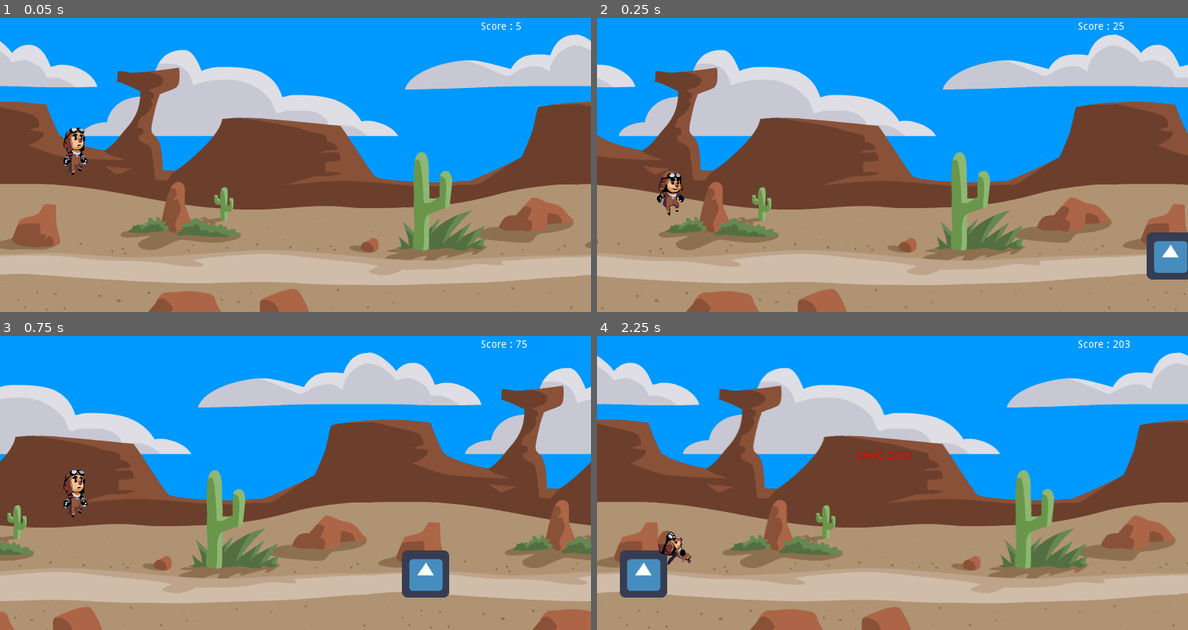
Above: before the commit, frames 1-4 (two rows, left to right).
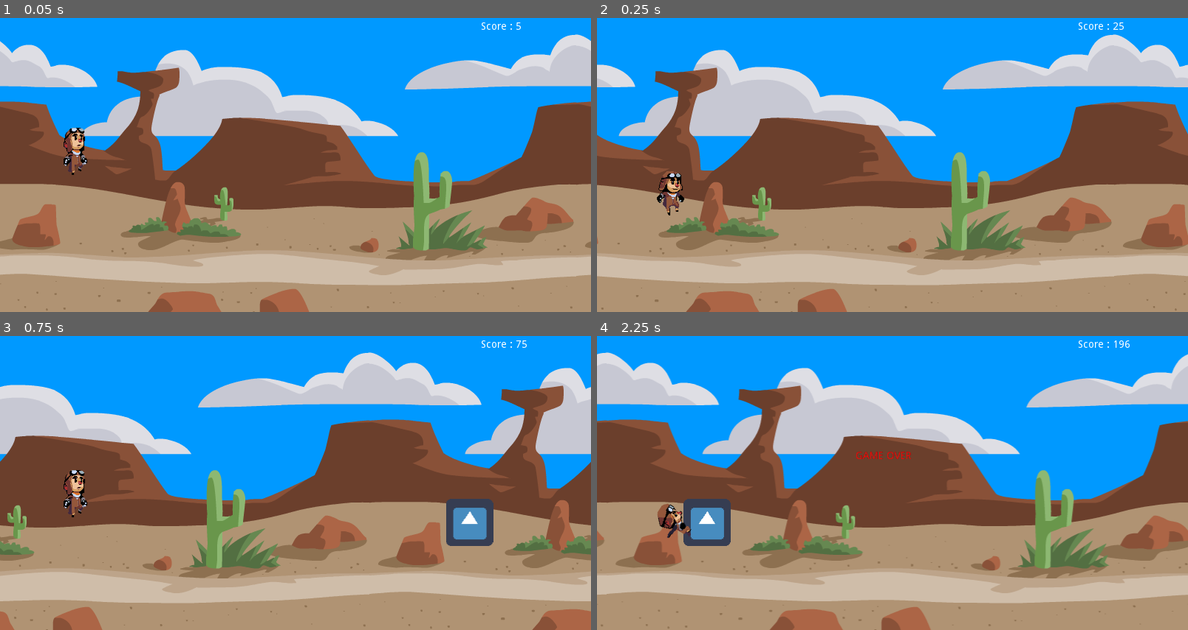
Above: after the commit, the same moments.

Repository: achmaddzaki/dinodron
Game: Godot game, scene res://Dinodron.tscn
Same seed, same stepped clock (60 frames per second), same inputs: the game is played once before the commit and once after it. The engine's default icon, where the game draws it, is replaced by a stand-in: a white triangle on a blue panel in a dark square.
Inputs:
- Up to frame 1 (0.05 s): no input
- Up to frame 2 (0.25 s): no input
- Up to frame 3 (0.75 s): hold Up (ui_up) from 0.53 s (still down)
- Up to frame 4 (2.25 s): release Up (ui_up) at 2.03 s

Frame 1 is identical in both runs. In frame 2, 1.1% of the frame differs, in the area x 93-100%, y 72-89%; in frame 3, 2.5%; in frame 4, 24%, in the area x 0-100%, y 1-100%.

Commit message:
# Add Hidden character

Diff:
--- a/Dinodron.tscn
+++ b/Dinodron.tscn
@@ -11,8 +11,9 @@
 [ext_resource path="res://Sprites/Player/Run7.png" type="Texture" id=9]
 [ext_resource path="res://Sprites/Player/Jump1.png" type="Texture" id=10]
 [ext_resource path="res://Sprites/Player/Jump0.png" type="Texture" id=11]
-[ext_resource path="res://bg.png" type="Texture" id=12]
-[ext_resource path="res://icon.png" type="Texture" id=13]
+[ext_resource path="res://KinematicBody2D2.gd" type="Script" id=12]
+[ext_resource path="res://bg.png" type="Texture" id=13]
+[ext_resource path="res://icon.png" type="Texture" id=14]
 
 [sub_resource type="CapsuleShape2D" id=1]
 radius = 32.1974
@@ -104,12 +105,34 @@
 animation = "Dead"
 playing = true
 
+[node name="KinematicBody2D2" type="KinematicBody2D" parent="."]
+visible = false
+position = Vector2( 713.626, 191.136 )
+z_index = 1
+collision_layer = 0
+script = ExtResource( 12 )
+__meta__ = {
+"_edit_group_": true
+}
+
+[node name="CollisionShape2D" type="CollisionShape2D" parent="KinematicBody2D2"]
+visible = false
+z_index = 2
+shape = SubResource( 1 )
+
+[node name="AnimatedSprite" type="AnimatedSprite" parent="KinematicBody2D2"]
+modulate = Color( 0.592157, 0.980392, 1, 1 )
+frames = SubResource( 2 )
+animation = "Run"
+frame = 1
+playing = true
+
 [node name="background" type="Node" parent="."]
 
 [node name="bg0" type="Sprite" parent="background"]
 editor/display_folded = true
 z_index = -1
-texture = ExtResource( 12 )
+texture = ExtResource( 13 )
 centered = false
 __meta__ = {
 "_edit_group_": true,
@@ -162,10 +185,9 @@
 [node name="obstacles" type="Node" parent="."]
 
 [node name="obstacle0" type="Sprite" parent="obstacles"]
-editor/display_folded = true
 light_mask = 4
 position = Vector2( -40.121, 189.054 )
-texture = ExtResource( 13 )
+texture = ExtResource( 14 )
 __meta__ = {
 "_edit_group_": true
 }
@@ -176,10 +198,9 @@
 shape = SubResource( 4 )
 
 [node name="obstacle1" type="Sprite" parent="obstacles"]
-editor/display_folded = true
 light_mask = 4
 position = Vector2( -71.0791, 254.128 )
-texture = ExtResource( 13 )
+texture = ExtResource( 14 )
 __meta__ = {
 "_edit_group_": true
 }
@@ -190,10 +211,9 @@
 shape = SubResource( 4 )
 
 [node name="obstacle2" type="Sprite" parent="obstacles"]
-editor/display_folded = true
 light_mask = 4
 position = Vector2( -130.545, 323.846 )
-texture = ExtResource( 13 )
+texture = ExtResource( 14 )
 __meta__ = {
 "_edit_group_": true
 }
--- a/KinematicBody2D.gd
+++ b/KinematicBody2D.gd
@@ -21,10 +21,11 @@
 
 #Game Over
 func _on_Area2D_body_entered(body):
-	get_node("../LabelContainer").visible = true
-	get_node("..").set_process(false)
-	get_node("../RichTextLabel").set_process(false)
-	$AnimatedSprite.play("Dead")
-	$AnimatedSprite.rotate(-1)
-	set_physics_process(false)
+	if(body.name == "KinematicBody2D"):
+		get_node("../LabelContainer").visible = true
+		get_node("..").set_process(false)
+		get_node("../RichTextLabel").set_process(false)
+		$AnimatedSprite.play("Dead")
+		$AnimatedSprite.rotate(-1)
+		set_physics_process(false)
 	pass # Replace with function body.
--- /dev/null
+++ b/KinematicBody2D2.gd
@@ -0,0 +1,9 @@
+extends KinematicBody2D
+#
+#const gravity = 30
+#var currentposition = Vector2()
+#
+#func _physics_process(delta):
+#	currentposition.y += gravity
+#	currentposition = move_and_slide(currentposition, Vector2.UP)
+#	pass
--- a/bgslider.gd
+++ b/bgslider.gd
@@ -39,9 +39,9 @@
 					moving_obstacles.remove(i)
 		else:
 			var obstacle
-			if(rnd < 10):
+			if(rnd < 20):
 				obstacle = obstacles[0]
-			elif(rnd < 20):
+			elif(rnd < 40):
 				obstacle = obstacles[1]
 			else:
 				obstacle = obstacles[2]
Not shown: 3 places in Dinodron.tscn that only renumber resources
